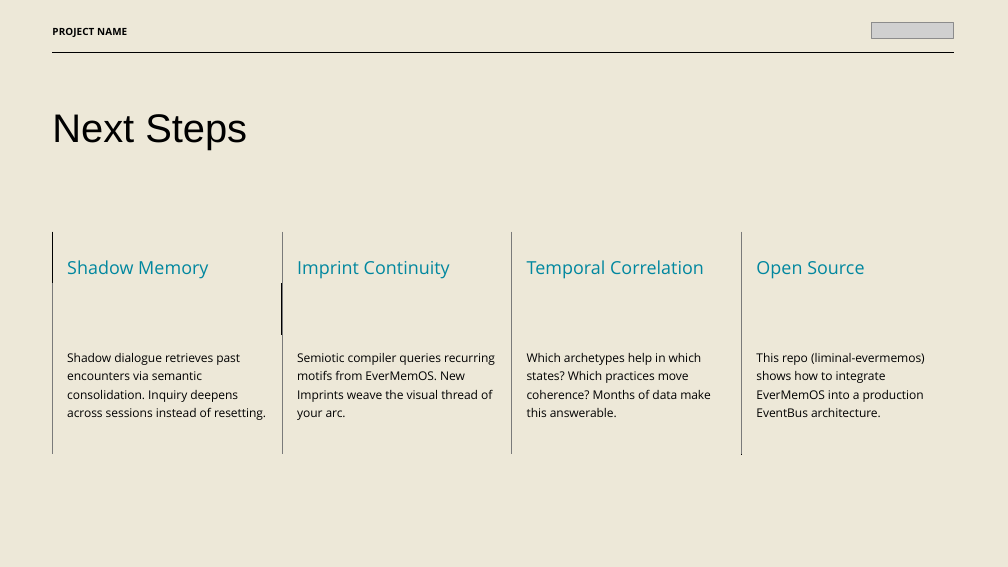
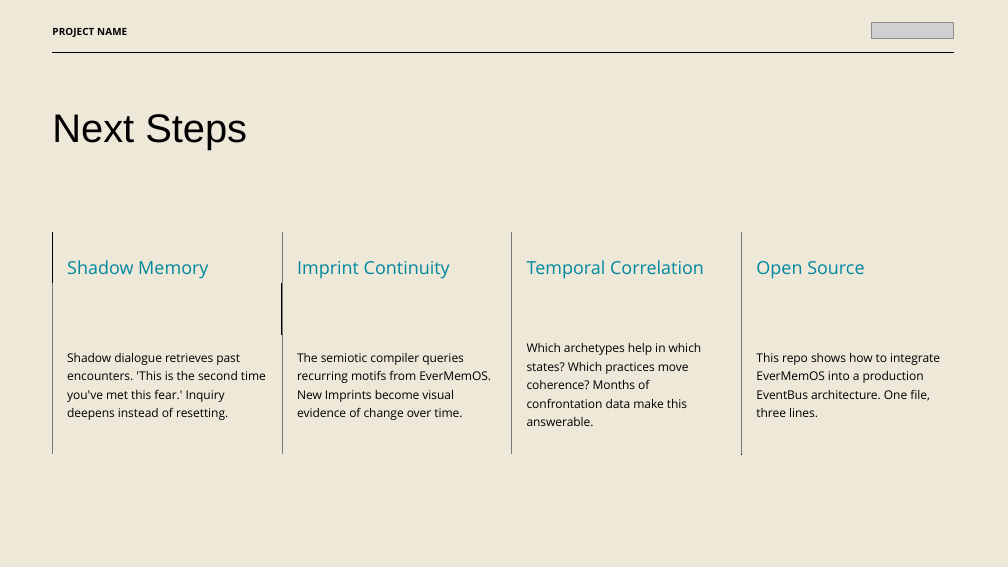
Before and after one commit to liminal-space-io/liminal-evermemos, a slide deck: slide 11 of Liminal_Space_EverMemOS_Demo.pptx. Drawn at 1008x567 pixels with LibreOffice and Linux fonts; fonts in the diff are those of the drawing; grey boxes stand for pictures. Boxes give left, top, right and bottom in pixels: in the first picture for what was removed or moved away, otherwise in the second. Text is boxed around its words. In the diff, an @@ line names an element or a change of style, - is before the commit and + after.

```diff
--- a/Liminal_Space_EverMemOS_Demo.pptx
+++ b/Liminal_Space_EverMemOS_Demo.pptx
@@ text at box(67, 353, 266, 420): text changed @@
-Shadow dialogue retrieves past encounters via semantic consolidation. Inquiry deepens across sessions instead of resetting.
+Shadow dialogue retrieves past encounters. 'This is the second time you've met this fear.' Inquiry deepens instead of resetting.
@@ text at box(297, 353, 491, 420): text changed @@
-Semiotic compiler queries recurring motifs from EverMemOS. New Imprints weave the visual thread of your arc.
+The semiotic compiler queries recurring motifs from EverMemOS. New Imprints become visual evidence of change over time.
@@ text at box(527, 343, 702, 426): text changed @@
-Which archetypes help in which states? Which practices move coherence? Months of data make this answerable.
+Which archetypes help in which states? Which practices move coherence? Months of confrontation data make this answerable.
@@ text at box(756, 353, 940, 417): text changed @@
-This repo (liminal-evermemos) shows how to integrate EverMemOS into a production EventBus architecture.
+This repo shows how to integrate EverMemOS into a production EventBus architecture. One file, three lines.
```
Also in this commit, not shown: 9 other slides changed, 1 other file.
